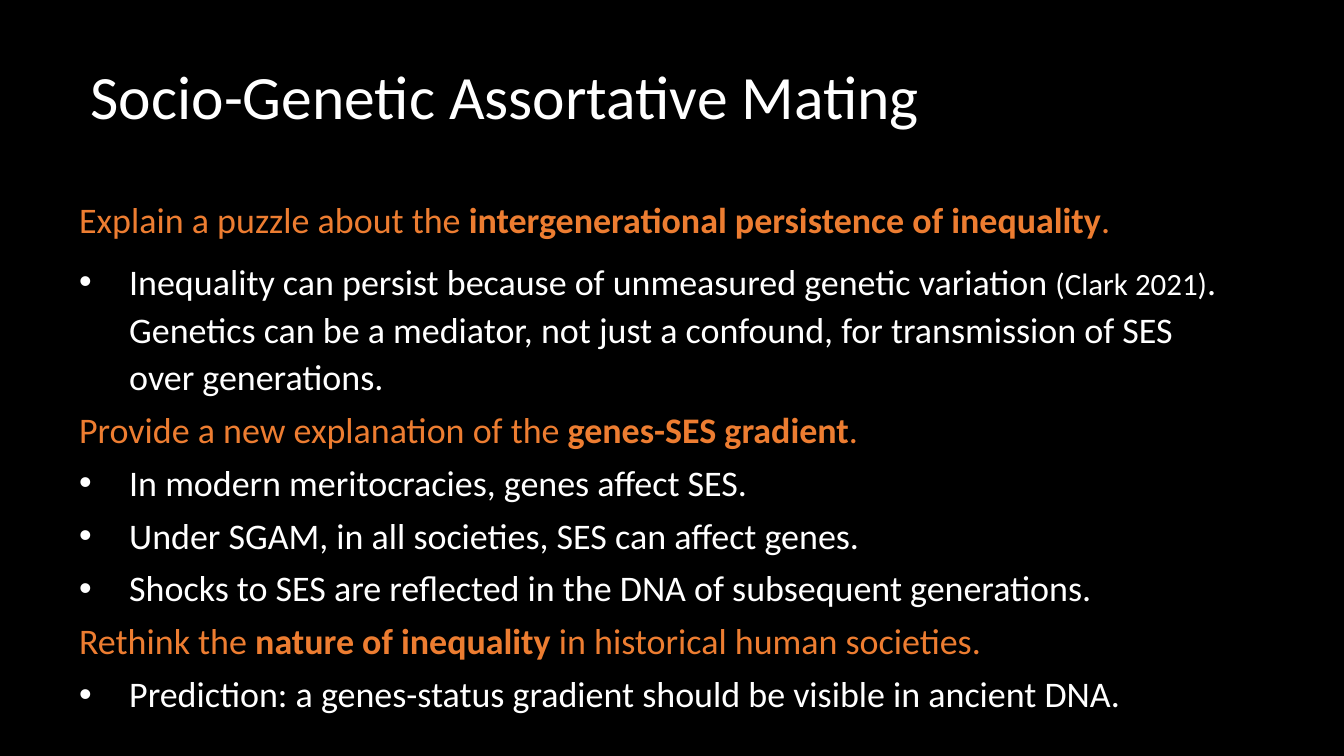
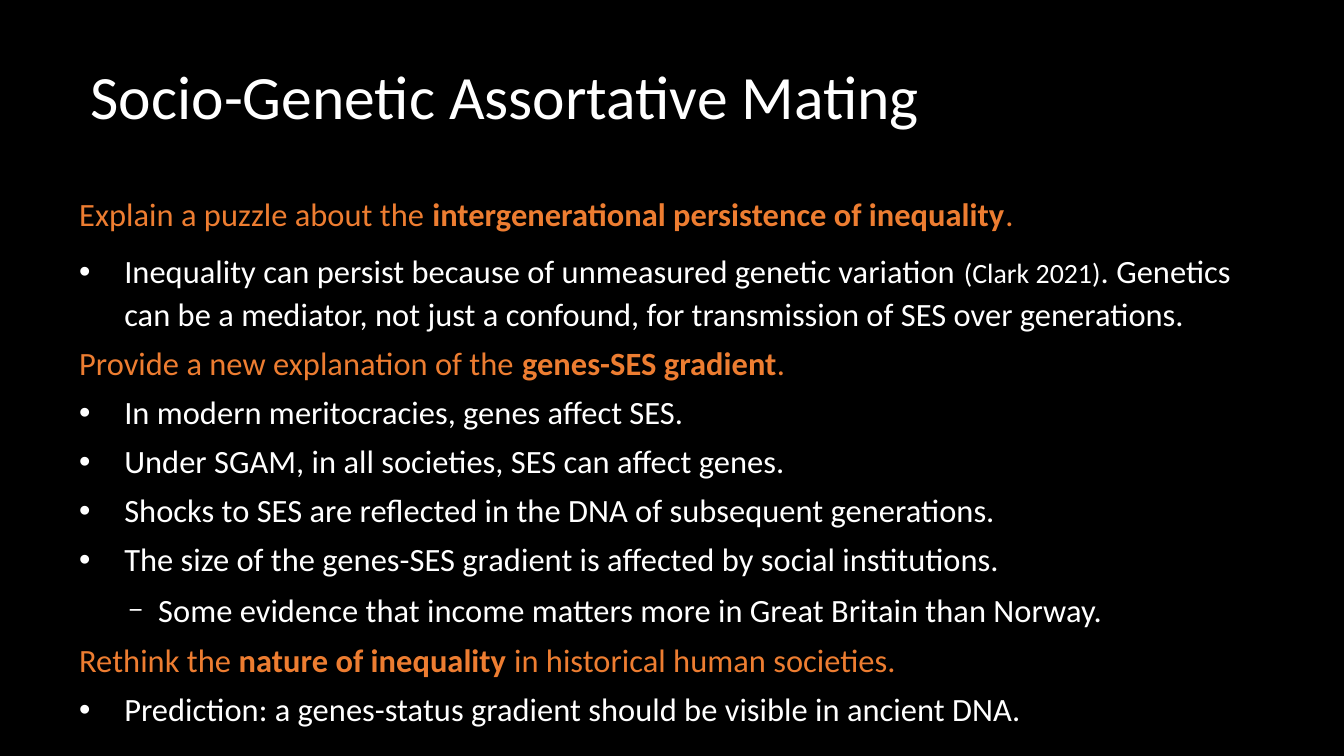
Before and after one commit to hughjonesd/trading-genetics, a slide deck: slide 22 of ESSGM Bologna 2023 presentation.pptx. Drawn at 1344x756 pixels with LibreOffice and Linux fonts; fonts in the diff are those of the drawing. Boxes give left, top, right and bottom in pixels: in the first picture for what was removed or moved away, otherwise in the second. Text is boxed around its words. In the diff, an @@ line names an element or a change of style, - is before the commit and + after.

```diff
--- a/ESSGM Bologna 2023 presentation.pptx
+++ b/ESSGM Bologna 2023 presentation.pptx
@@ text at (79,203,1230,727): size 25.8 to 23.2 pt in "Explain a puzzle about the intergenerational persistence ...", "Inequality can persist because of unmeasured genetic ...", "Provide a new explanation of the genes-SES ...", "In modern meritocracies, genes affect SES." and 4 more places; size 22.1 to 19.9 pt in "(Clark 2021)."; indent changed @@
@@ text at (124,548,1101,628): paragraphs added @@
+• The size of the genes-SES gradient is affected by social institutions.
+  − Some evidence that income matters more in Great Britain than Norway.
```
Also in this commit, not shown: 14 other slides changed, 4 slides added, 4 slides removed, 1 other file.
